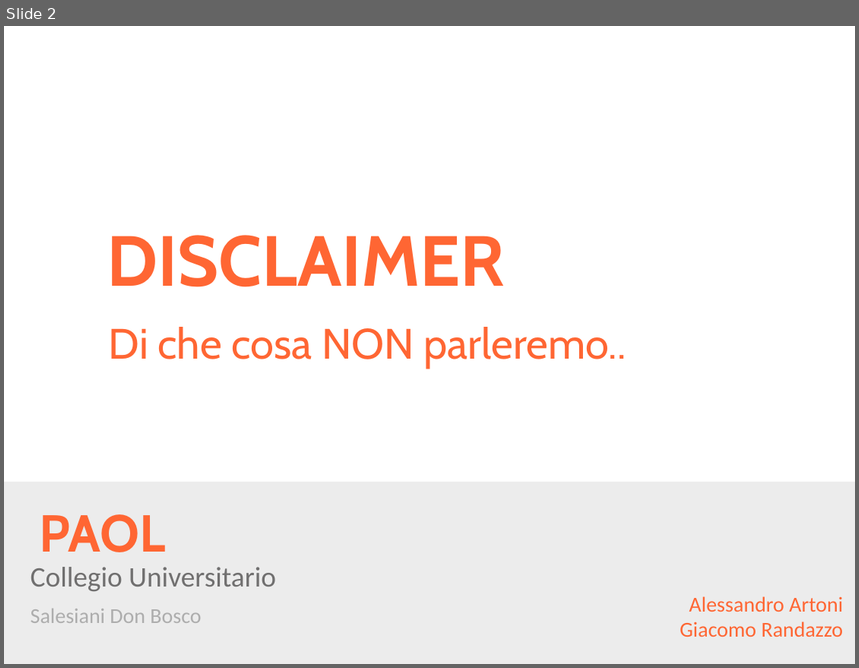
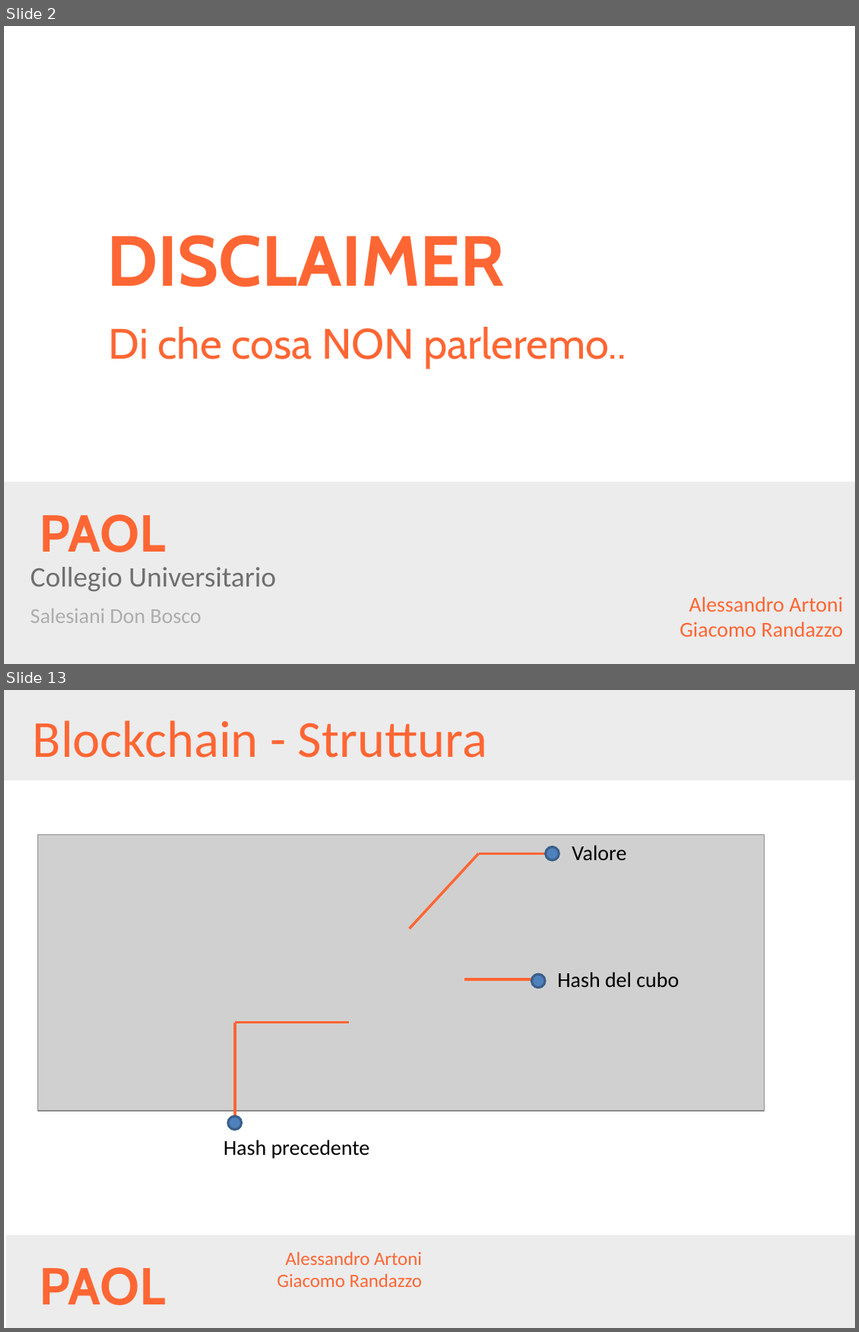
Before and after one commit to AlessandroArtoni/blockchainAndCriptocurrencies, a slide deck: Presentazione.pptx. Shown one above the other, each under a label of ours: slide 2 before the commit, slides 2 and 13 after it; the slides between them are not shown. The pictures are 859x668 and 859x1332 pixels, drawn with LibreOffice and Linux fonts; fonts in the diff are those of the drawing; grey boxes stand for pictures; background and template pictures are left out. Boxes give left, top, right and bottom in pixels: in the first picture for what was removed or moved away, otherwise in the second. Text is boxed around its words. In the diff, an @@ line names an element or a change of style, - is before the commit and + after.

```diff
--- a/Presentazione.pptx
+++ b/Presentazione.pptx
@@ slide 13 added at bbox=[4, 690, 855, 1328], background #FFFFFF @@
@@ rectangle added at bbox=[4, 690, 855, 780], fill #ECECEC @@
@@ title added at bbox=[33, 720, 487, 758], 44 pt, text #FF6633 @@
+Blockchain - Struttura
@@ picture added at bbox=[38, 834, 765, 1110] @@
@@ ellipse added at bbox=[545, 847, 559, 860], fill #4F81BD, outline #3A5F8C 2 pt @@
@@ text added at bbox=[572, 845, 626, 860], 18 pt, text #000000 @@
+Valore
@@ line added from (409, 929) to (479, 853), #FF6633 2.25 pt @@
@@ line added from (545, 853) to (479, 853), #FF6633 2.25 pt @@
@@ line added from (531, 980) to (465, 980), #FF6633 2.25 pt @@
@@ ellipse added at bbox=[531, 974, 545, 988], fill #4F81BD, outline #3A5F8C 2 pt @@
@@ text added at bbox=[557, 972, 679, 987], 18 pt, text #000000 @@
+Hash del cubo
@@ line added from (236, 1116) to (236, 1023), #FF6633 2.25 pt @@
@@ line added from (350, 1023) to (236, 1023), #FF6633 2.25 pt @@
@@ ellipse added at bbox=[228, 1116, 241, 1130], fill #4F81BD, outline #3A5F8C 2 pt @@
@@ text added at bbox=[224, 1140, 370, 1159], 18 pt, text #000000 @@
+Hash precedente
@@ rectangle added at bbox=[6, 1236, 855, 1328], fill #ECECEC @@
@@ text added at bbox=[277, 1252, 423, 1287], 16 pt, text #FF6633 @@
+Alessandro Artoni
+Giacomo Randazzo
@@ text added at bbox=[39, 1268, 165, 1306], 44 pt, text #FF6633, bold @@
+PAOL
```
Also in this commit, not shown: 21 other slides added, 2 slides removed.
